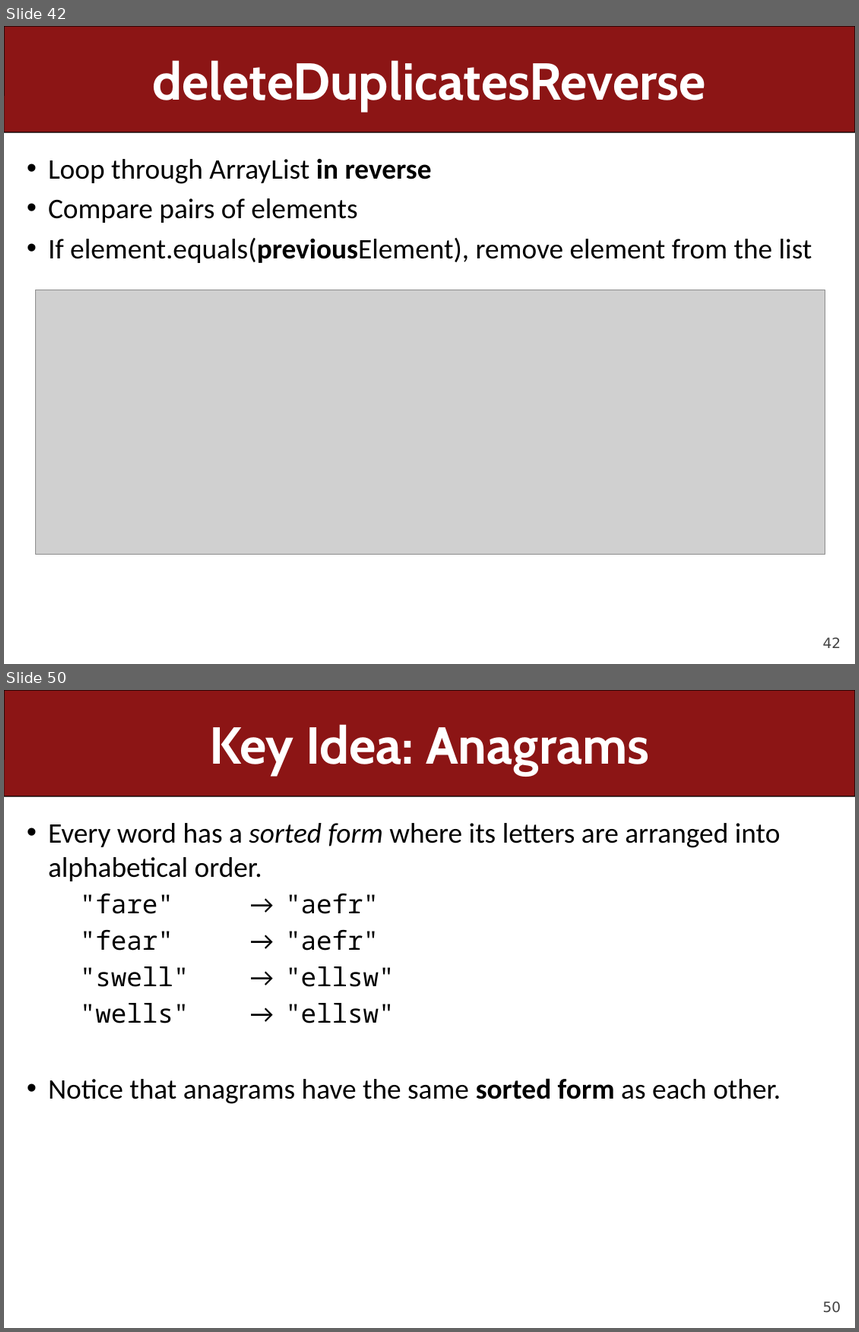
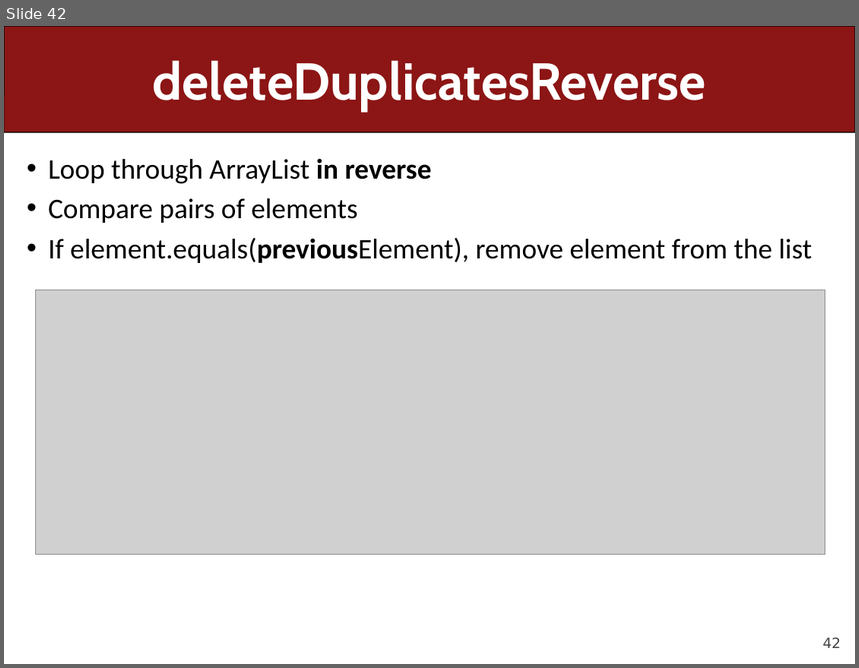
Before and after one commit to ckincaid17/cs106a-summer-2018, a slide deck: WWW/lectures/Lecture27/Lecture27.pptx. Shown one above the other, each under a label of ours: slides 42 and 50 before the commit, slide 42 after it; the slides between them are not shown. The pictures are 859x1332 and 859x668 pixels, drawn with LibreOffice and Linux fonts; fonts in the diff are those of the drawing; grey boxes stand for pictures. Boxes give left, top, right and bottom in pixels: in the first picture for what was removed or moved away, otherwise in the second. Text is boxed around its words. In the diff, an @@ line names an element or a change of style, - is before the commit and + after.

```diff
--- a/WWW/lectures/Lecture27/Lecture27.pptx
+++ b/WWW/lectures/Lecture27/Lecture27.pptx
@@ slide 50 removed at <box>4,690,855,1328</box>, background #FFFFFF; not listed: 2 template elements that a slide beside it also shows @@
@@ title removed at <box>209,724,649,775</box> @@
-Key Idea: Anagrams
@@ text removed at <box>48,823,781,1104</box> @@
-• Every word has a sorted form where its letters are arranged into alphabetical order.
-  "fare" → "aefr"
-  "fear" → "aefr"
-  "swell" → "ellsw"
-  "wells" → "ellsw"
-• Notice that anagrams have the same sorted form as each other.
```
Also in this commit, not shown: 9 slides changed, 23 other slides removed, 3 other files.
